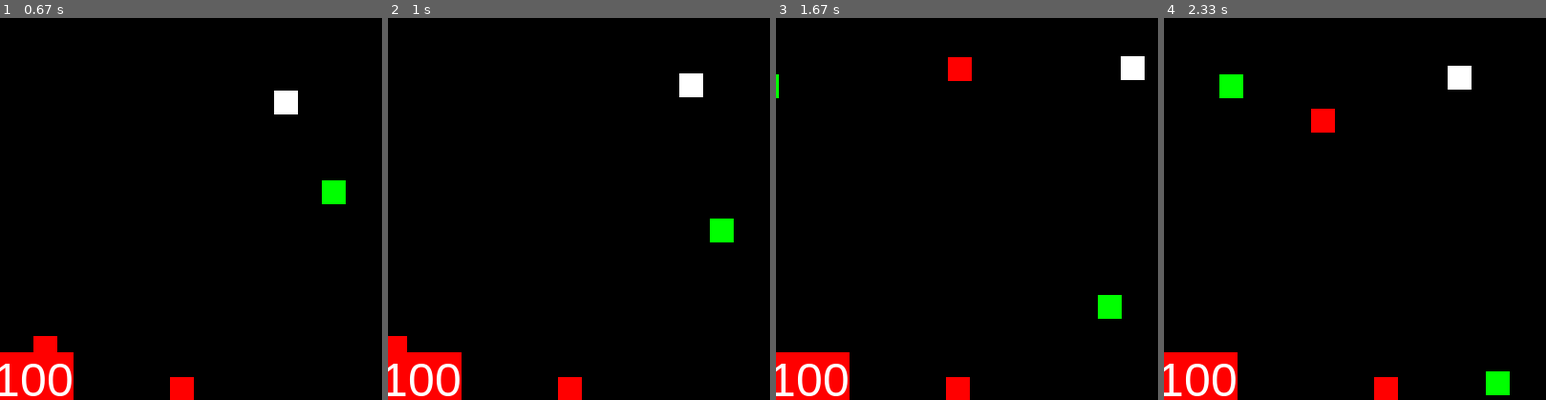
Above: before the commit, frames 1-4 (left to right).
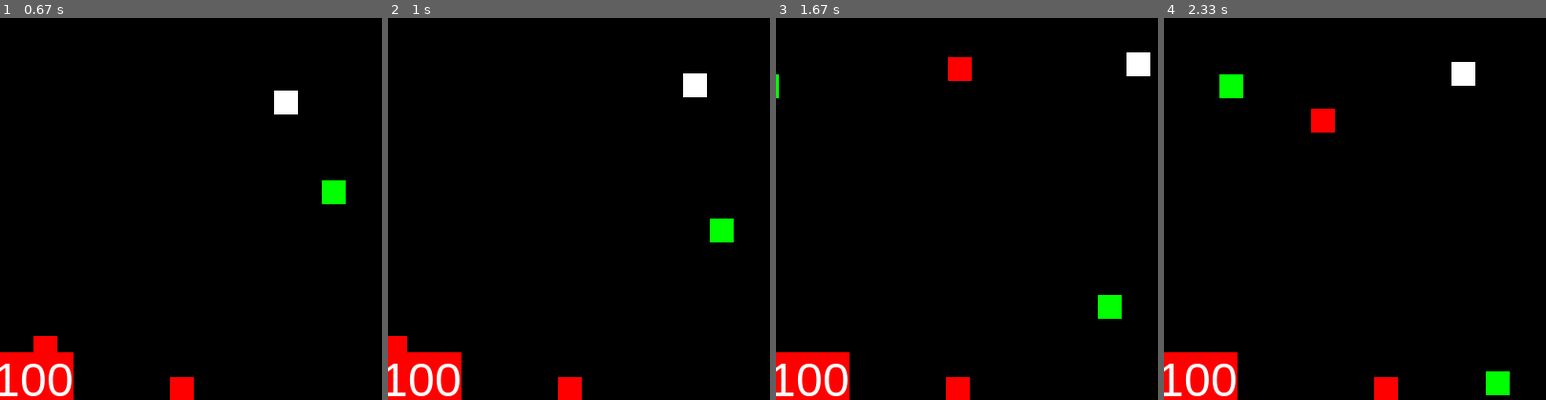
Above: after the commit, the same moments.

Repository: PerzotProgrammer/Pygame
Game: pygame game, started from Pacman/main.py
Two runs of this game, one before a commit and one after it. Both use one fixed random seed, a clock stepped at 60 frames per second and the inputs below.
Inputs:
- Up to frame 1 (0.67 s): hold D from 0.33 s (still down)
- Up to frame 2 (1 s): release D at 0.8 s; hold W from 0.83 s (still down)
- Up to frame 3 (1.67 s): release W at 1.13 s; hold D 1.17-1.63 s
- Up to frame 4 (2.33 s): hold A 1.67-2.2 s; hold S from 2.23 s (still down)
The pictures show only the part of the screen within x 13-63%, y 50-100%; the shares and areas given below are measured in that part.

Frame 1 is identical in both runs. In frame 2, 0.1% of the frame differs, in the area x 76-84%, y 14-21%; in frame 3, 0.3%, in the area x 90-98%, y 9-17%; in frame 4, 0.2%.

Commit message:
Dodano bardziej pacmanowe kierowanie + wyjście na escape

Diff:
--- a/Pacman/globals.py
+++ b/Pacman/globals.py
@@ -1,3 +1,6 @@
+import pygame
+from sys import exit
+
 WINDOW_X = 800
 WINDOW_Y = 800
 
@@ -6,3 +9,15 @@
 COLOR_RED = "#FF0000"
 COLOR_GREEN = "#00FF00"
 COLOR_BLUE = "#0000FF"
+
+
+def exitListener():
+    pygame.init()
+    keys = pygame.key.get_pressed()
+    if keys[pygame.K_ESCAPE]:
+        pygame.quit()
+        exit()
+    for event in pygame.event.get():
+        if event.type == pygame.QUIT:
+            pygame.quit()
+            exit()
--- a/Pacman/main.py
+++ b/Pacman/main.py
@@ -1,6 +1,5 @@
 # Importy bibliotek
 import pygame
-from sys import exit
 from random import randint
 # from os import path
 
@@ -8,13 +7,6 @@
 import globals
 import player
 import enemy
-
-
-def exitListener():
-    for event in pygame.event.get():
-        if event.type == pygame.QUIT:
-            pygame.quit()
-            exit()
 
 
 class Game:
@@ -61,7 +53,7 @@
 
     def mainLoop(self):
         while True:
-            exitListener()
+            globals.exitListener()
             self.drawGame()
             pygame.display.update()
             self.clock.tick(60)
--- a/Pacman/player.py
+++ b/Pacman/player.py
@@ -11,6 +11,7 @@
         self.posX = posX
         self.posY = posY
         self.hp = 100
+        self.direction = 4
         self.speed = 2
         self.debugSize = 25  # zmienna tymczasowa, dopóki nie ma tekstury
         self.time = 0
@@ -34,15 +35,25 @@
 
     def movementControls(self):
         keys = pygame.key.get_pressed()
-        if keys[pygame.K_w] and self.posY > 0:
+
+        if keys[pygame.K_w]:
+            self.direction = 0
+        if keys[pygame.K_s]:
+            self.direction = 1
+        if keys[pygame.K_a]:
+            self.direction = 2
+        if keys[pygame.K_d]:
+            self.direction = 3
+
+        if self.direction == 0 and self.posY > 0:
             self.posY -= self.speed
             self.rect.y -= self.speed
-        if keys[pygame.K_s] and self.posY < globals.WINDOW_Y - self.rectSize[1]:
+        if self.direction == 1 and self.posY < globals.WINDOW_Y - self.rectSize[1]:
             self.posY += self.speed
             self.rect.y += self.speed
-        if keys[pygame.K_a] and self.posX > 0:
+        if self.direction == 2 and self.posX > 0:
             self.posX -= self.speed
             self.rect.x -= self.speed
-        if keys[pygame.K_d] and self.posX < globals.WINDOW_X - self.rectSize[0]:
+        if self.direction == 3 and self.posX < globals.WINDOW_X - self.rectSize[0]:
             self.posX += self.speed
             self.rect.x += self.speed
